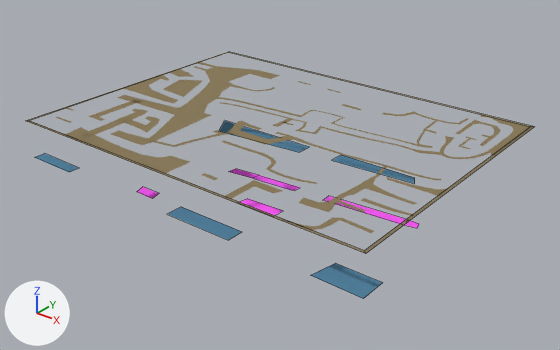
What one commit did to the Blender file maps/poc.blend.
Camera for both pictures: a 50 mm lens placed at (11.12, -13.81, 7.18), pointed at (0.14, -0.09, -1.32). The lights are fixed; the arrows at lower left show +X, +Y and +Z. Mesh edges are drawn as thin lines on the coarser meshes.

The first picture shows 'ground', 'ground_bounds', 'no-oxygen', 'water'.
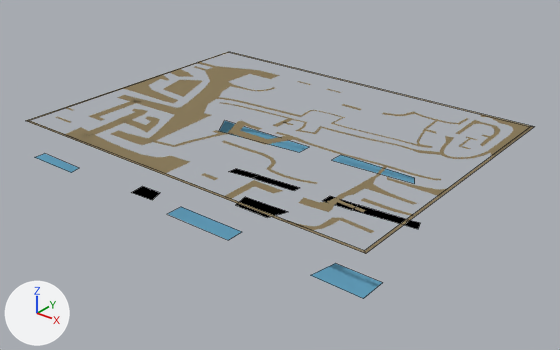
What differs and where, as boxes (x1, y1, x2, y2) in the pictures (560 x 350 px; the box of a moved part takes in the faces that stretch with it):
'water', recoloured
    both: (35, 121, 415, 299)
'no-oxygen', recoloured, reshaped (pink to black)
    before: (137, 169, 419, 228)
    after: (131, 169, 420, 229)
part 1 of me_no_oxygen, moved or reshaped
    before: (137, 187, 159, 199)
    after: (131, 186, 160, 200)
part 2 of me_no_oxygen, built on
    before: (241, 196, 419, 228)
    after: (236, 196, 420, 229)

The change, as a diff of the scene's bpy script:
```diff
--- a/maps/poc.blend.py
+++ b/maps/poc.blend.py
@@ mat_water @@
 mat_water = diffuse_material('water')
-mat_water.base_color = (0.087, 0.22, 0.342)  # blue #53819e
+mat_water.base_color = (0.123, 0.34, 0.497)  # blue #629ebb
@@ mat_no_oxygen @@
 mat_no_oxygen = diffuse_material('no-oxygen')
-mat_no_oxygen.base_color = (1.0, 0.108, 0.977)  # pink #ff5cfc
+mat_no_oxygen.base_color = (0.0, 0.0, 0.0)  # black #000000
@@ me_no_oxygen @@
 me_no_oxygen.from_pydata(...)  # 20 vertices, 6 faces; spans x -3.1..3.63, y -2.11..1.0, z 0.0
 # used by ob_no_oxygen; location = (0.0, 0.0, -2.0)
 # verts and faces of me_no_oxygen; kept vertices keep their numbers, new ones are numbered from 20
 # before: 0 (-2.48, -1.79, 0.0) at pixel (159, 193), 1 (-2.4, -2.11, 0.0) at pixel (152, 198), 2 (-3.0, -2.1, 0.0) at pixel (136, 191), 3 (-3.1, -1.81, 0.0) at pixel (142, 186)
 # before: 4 (-0.51, -0.58, 0.0) at pixel (247, 198), 5 (-0.55, -0.91, 0.0) at pixel (237, 202), 6 (0.58, -0.9, 0.0) at pixel (273, 216), 7 (0.61, -0.52, 0.0) at pixel (283, 210), 14 (3.26, 1.0, 0.0) at pixel (408, 219)
 # before: 15 (3.28, 0.71, 0.0) at pixel (402, 224), 16 (1.04, 0.54, 0.0) at pixel (322, 200), 17 (1.02, 0.83, 0.0) at pixel (328, 195), 18 (3.63, 0.78, 0.0) at pixel (417, 228), 19 (3.55, 1.0, 0.0) at pixel (419, 223)
+# me_no_oxygen part 1
+verts[0] = (-2.48, -1.76, 0.0)  # moved, pixel (160, 192)
+verts[1] = (-2.34, -2.18, 0.0)  # moved, pixel (152, 200)
+verts[2] = (-3.08, -2.22, 0.0)  # moved, pixel (131, 192)
+verts[3] = (-3.14, -1.79, 0.0)  # moved, pixel (142, 186)
+# me_no_oxygen part 2
+delete_vertices([16, 17])  # with the faces that use them
+verts[4] = (-0.63, -0.55, 0.0)  # moved, pixel (245, 196)
+verts[5] = (-0.52, -1.05, 0.0)  # moved, pixel (235, 205)
+verts[6] = (0.51, -1.05, 0.0)  # moved, pixel (267, 217)
+verts[7] = (0.74, -0.49, 0.0)  # moved, pixel (288, 211)
+verts[18] = (3.67, 0.74, 0.0)  # moved, pixel (418, 229)
+verts[19] = (3.56, 1.06, 0.0)  # moved, pixel (420, 222)
+verts[20] = (1.05, 0.5, 0.0)  # pixel (322, 200)
+verts[21] = (1.04, 0.86, 0.0)  # pixel (330, 195)
+verts[22] = (1.91, 0.56, 0.0)  # pixel (351, 210)
+verts[23] = (1.89, 0.89, 0.0)  # pixel (358, 204)
+faces += [(20, 21, 23, 22), (14, 15, 22, 23)]
 me_no_oxygen.materials.append(mat_no_oxygen)
```
